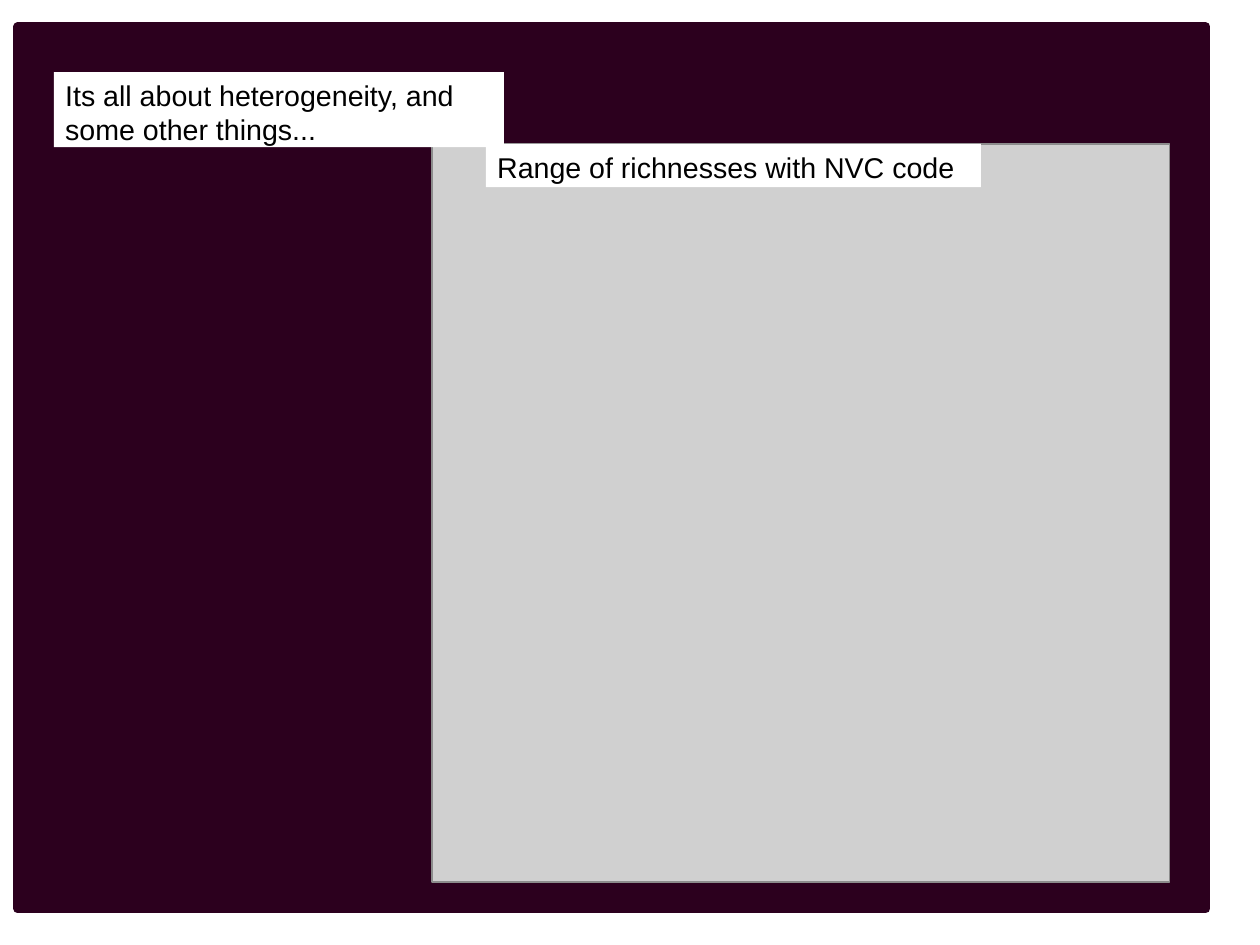
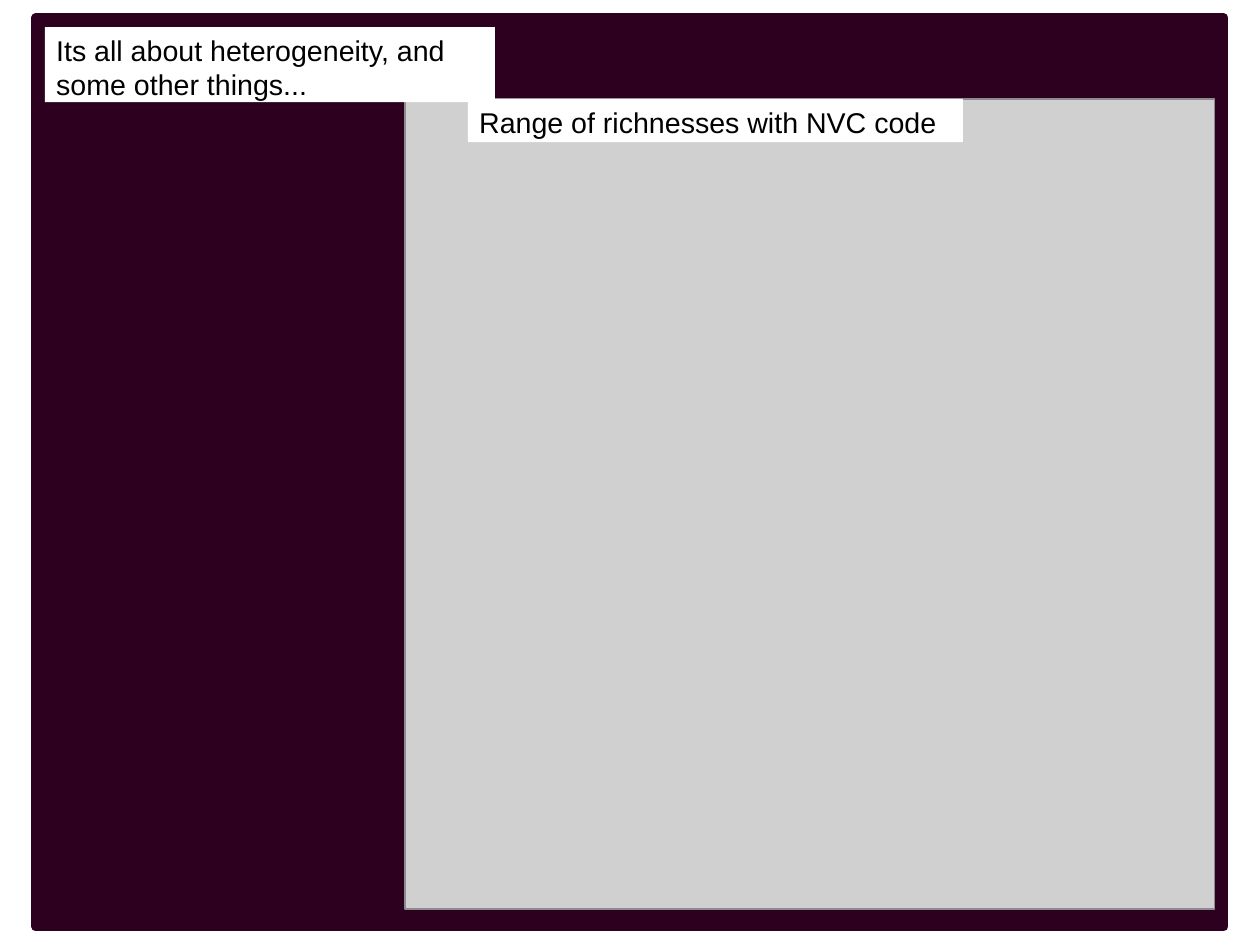
Before and after one commit to PetraGuy/CMEECourseWork, a slide deck: slide 3 of Talk2.odp. Drawn at 1260x945 pixels with LibreOffice and Linux fonts; fonts in the diff are those of the drawing; grey boxes stand for pictures. Boxes give left, top, right and bottom in pixels: in the first picture for what was removed or moved away, otherwise in the second. Text is boxed around its words. In the diff, an @@ line names an element or a change of style, - is before the commit and + after.

Commit message:
correlations for Talk

```diff
--- a/Talk2.odp
+++ b/Talk2.odp
@@ rectangle: place and size @@
-rectangle at [18,27,1206,910]
+rectangle at [35,18,1223,927]
@@ rectangle "Its all about heterogeneity, and ...": place and size @@
-rectangle "Its all about heterogeneity, and ..." at [54,72,504,147]
+rectangle "Its all about heterogeneity, and ..." at [45,27,495,103]
@@ picture: place and size @@
-picture at [432,144,1171,883]
+picture at [405,99,1215,910]
@@ rectangle "Range of richnesses with NVC ...": place and size @@
-rectangle "Range of richnesses with NVC ..." at [486,144,981,188]
+rectangle "Range of richnesses with NVC ..." at [468,99,963,143]
```
Also in this commit, not shown: 27 other files.
